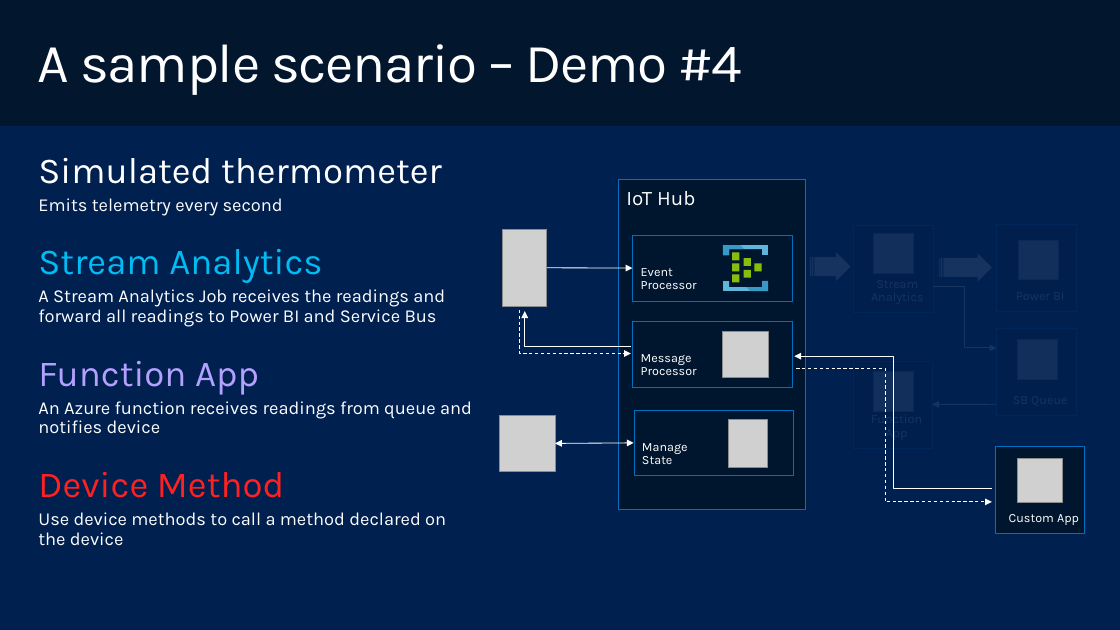
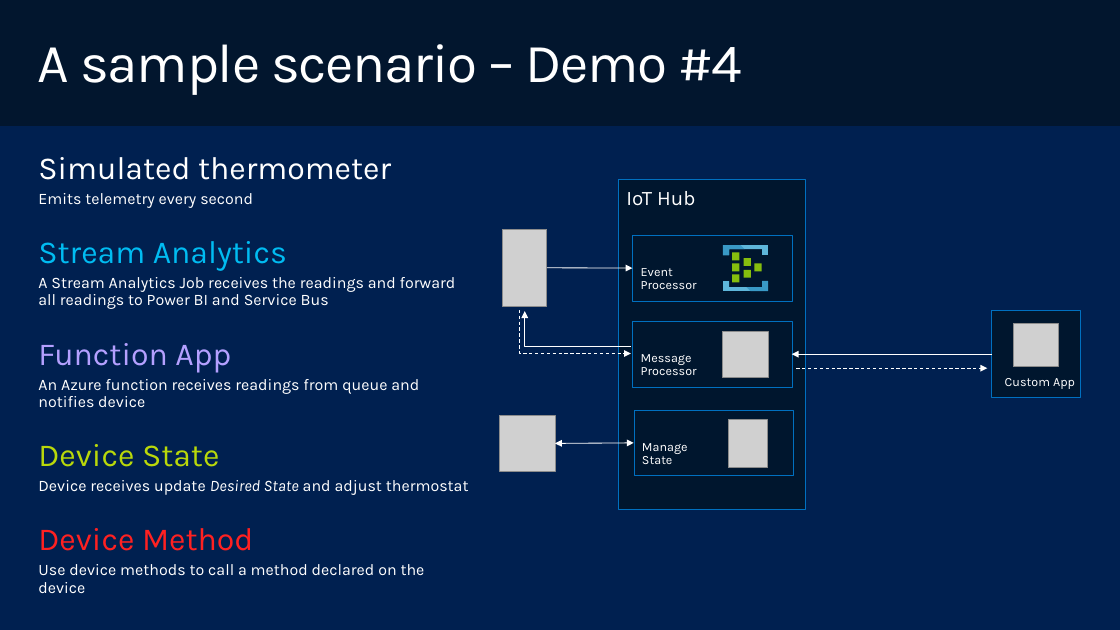
Before and after one commit to wmmihaa/integrate2017, a slide deck: slide 13 of presentation/IoT - Common patterns and practices.pptx (slide 12 before the commit). Drawn at 1120x630 pixels with LibreOffice and Linux fonts; fonts in the diff are those of the drawing; grey boxes stand for pictures; background and template pictures are left out. Boxes give left, top, right and bottom in pixels: in the first picture for what was removed or moved away, otherwise in the second. Text is boxed around its words. In the diff, an @@ line names an element or a change of style, - is before the commit and + after.

```diff
--- a/presentation/IoT - Common patterns and practices.pptx
+++ b/presentation/IoT - Common patterns and practices.pptx
@@ text at [38, 157, 456, 593]: size 32 to 28 pt in "Simulated thermometer", "Stream Analytics", "Function App", "Device Method"; size 16 to 14 pt in "Emits telemetry every second", "A Stream Analytics Job receives the readings ...", "An Azure function receives readings from queue ...", "Use device methods to call a method ..." @@
@@ rectangle at [808, 166, 1095, 545]: fill #002050 at 91% opacity to #002050 @@
@@ rectangle removed at [854, 226, 933, 313] @@
-Stream Analytics
@@ picture removed at [873, 233, 913, 273] @@
@@ rectangle removed at [996, 225, 1076, 312] @@
-Power BI
@@ striped right arrow removed at [810, 252, 851, 281] @@
@@ striped right arrow removed at [939, 253, 992, 282] @@
@@ picture removed at [1019, 240, 1058, 280] @@
@@ elbow arrow removed from (933, 287) to (996, 348) @@
@@ rectangle "Custom App": place and size @@
-rectangle "Custom App" at [996, 446, 1084, 534]
+rectangle "Custom App" at [992, 310, 1080, 398]
@@ rectangle removed at [996, 328, 1076, 415] @@
-SB Queue
@@ picture: place and size @@
-picture at [1017, 459, 1062, 502]
+picture at [1013, 323, 1058, 366]
@@ elbow arrow moved from (992, 488) - (795, 356) to (992, 354) - (791, 354) @@
@@ picture removed at [1017, 340, 1057, 380] @@
@@ elbow arrow moved from (796, 368) - (992, 502) to (796, 368) - (987, 368) @@
@@ rectangle removed at [853, 361, 932, 448] @@
-Function App
@@ picture removed at [874, 371, 913, 411] @@
@@ arrow removed from (996, 404) to (932, 404) @@
@@ text at [38, 444, 469, 495]: paragraphs added @@
+Device State
+  Device receives update Desired State and adjust thermostat
```
Also in this commit, not shown: 3 other slides changed, 1 slide added, 3 other files.
